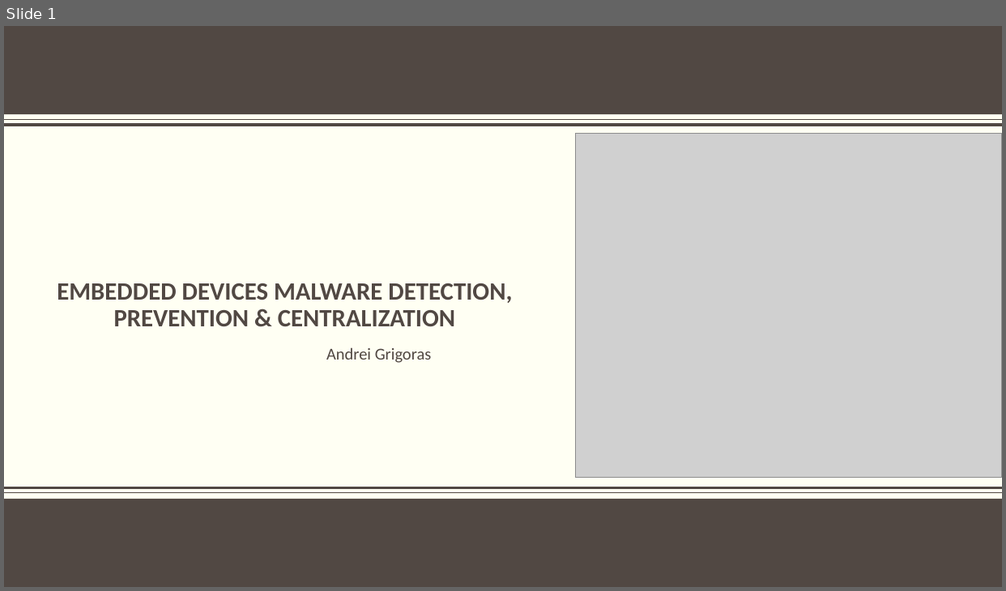
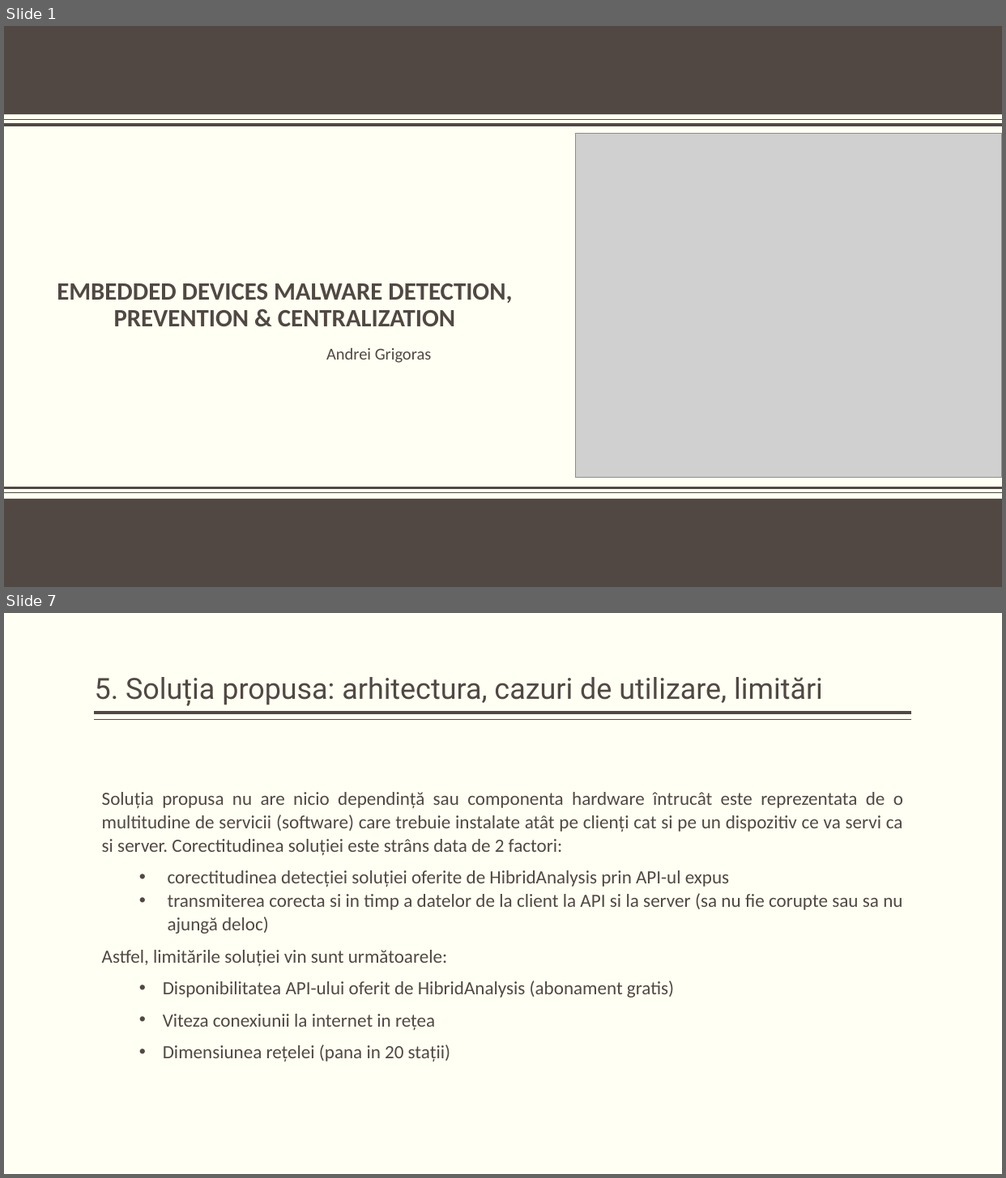
Before and after one commit to KaynRO/Proiect-Licenta, a slide deck: Embedded Devices Malware Detection, Prevention & Centralization.pptx. Shown one above the other, each under a label of ours: slide 1 before the commit, slides 1 and 7 after it; the slides between them are not shown. The pictures are 1006x591 and 1006x1178 pixels, drawn with LibreOffice and Linux fonts; fonts in the diff are those of the drawing; grey boxes stand for pictures; background and template pictures are left out. Boxes give left, top, right and bottom in pixels: in the first picture for what was removed or moved away, otherwise in the second. Text is boxed around its words. In the diff, an @@ line names an element or a change of style, - is before the commit and + after.

```diff
--- a/Embedded Devices Malware Detection, Prevention & Centralization.pptx
+++ b/Embedded Devices Malware Detection, Prevention & Centralization.pptx
@@ slide 7 added at [4, 613, 1002, 1174], background #FFFFF3 @@
@@ title added at [95, 677, 823, 706], 28 pt, text #514843 @@
+5. Soluția propusa: arhitectura, cazuri de utilizare, limitări
@@ line added from (912, 713) to (95, 713), #514843 3 pt @@
@@ line added from (912, 720) to (95, 720), #514843 1 pt @@
@@ text added at [102, 792, 903, 1062], 18 pt, text #514843 @@
+Soluția propusa nu are nicio dependință sau componenta hardware întrucât este reprezentata de o multitudine de servicii (software) care trebuie instalate atât pe clienți cat si pe un dispozitiv ce va servi ca si server. Corectitudinea soluției este strâns data de 2 factori:
+  • corectitudinea detecției soluției oferite de HibridAnalysis prin API-ul expus
+  • transmiterea corecta si in timp a datelor de la client la API si la server (sa nu fie corupte sau sa nu ajungă deloc)
+Astfel, limitările soluției vin sunt următoarele:
+  • Disponibilitatea API-ului oferit de HibridAnalysis (abonament gratis)
+  • Viteza conexiunii la internet in rețea
+  • Dimensiunea rețelei (pana in 20 stații)
```
Also in this commit, not shown: 2 slides changed, 5 other slides added, 9 slides removed, 1 other file.
